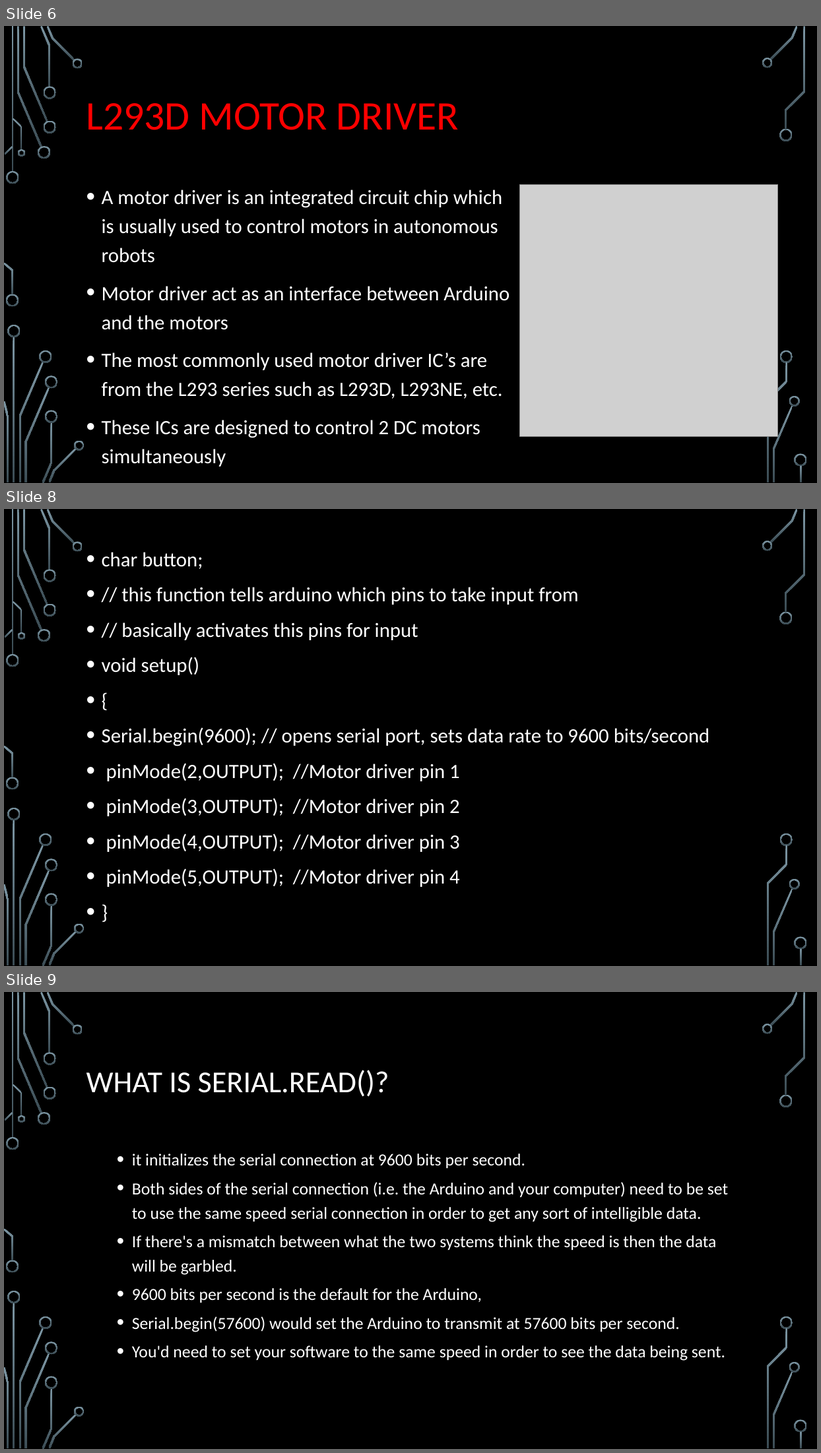
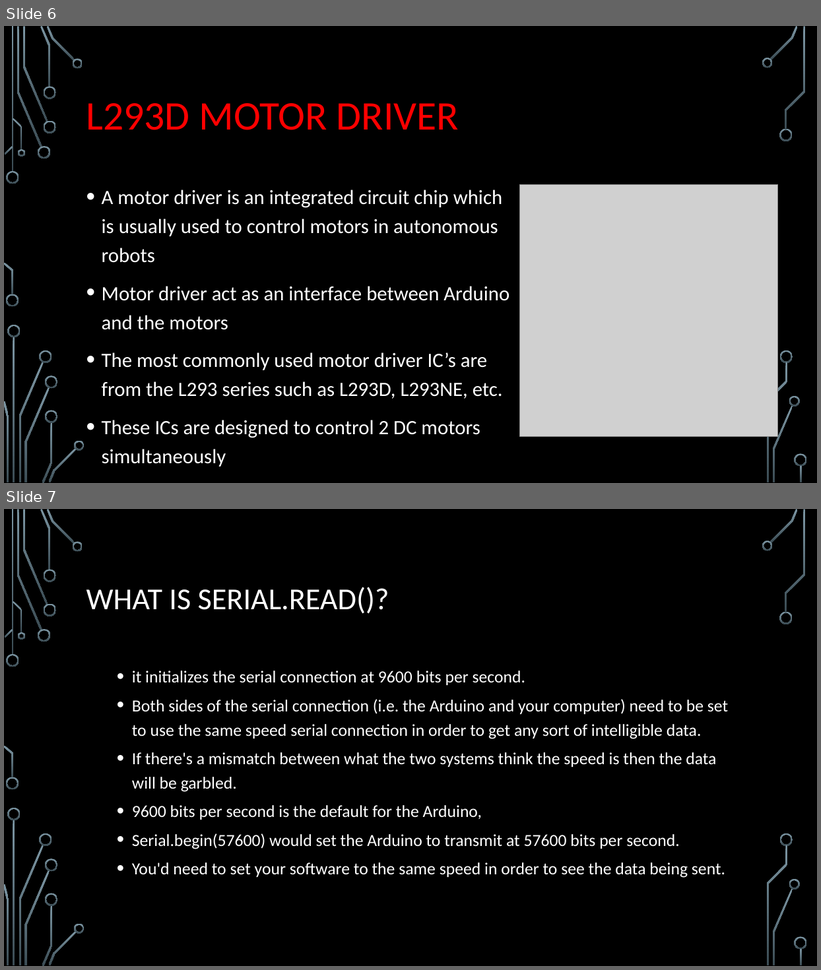
Before and after one commit to chinmayshah99/botson2, a slide deck: bot.pptx. Shown one above the other, each under a label of ours: slides 6, 8 and 9 before the commit, slides 6 and 7 after it; the slides between them are not shown. The pictures are 821x1453 and 821x970 pixels, drawn with LibreOffice and Linux fonts; fonts in the diff are those of the drawing; grey boxes stand for pictures; background and template pictures are left out. Boxes give left, top, right and bottom in pixels: in the first picture for what was removed or moved away, otherwise in the second. Text is boxed around its words. In the diff, an @@ line names an element or a change of style, - is before the commit and + after.

```diff
--- a/bot.pptx
+++ b/bot.pptx
@@ slide 8 removed at [4,509,817,966], background picture (left out); not listed: 36 template elements that a slide beside it also shows @@
@@ text removed at [102,552,710,887] @@
-• char button;
-• // this function tells arduino which pins to take input from
-• // basically activates this pins for input
-• void setup()
-• {
-• Serial.begin(9600); // opens serial port, sets data rate to 9600 bits/second
-• pinMode(2,OUTPUT); //Motor driver pin 1
-• pinMode(3,OUTPUT); //Motor driver pin 2
-• pinMode(4,OUTPUT); //Motor driver pin 3
-• pinMode(5,OUTPUT); //Motor driver pin 4
-• }
@@ what was slide 9 is now slide 7 @@
```
Also in this commit, not shown: 7 other slides removed, 2 other files.
